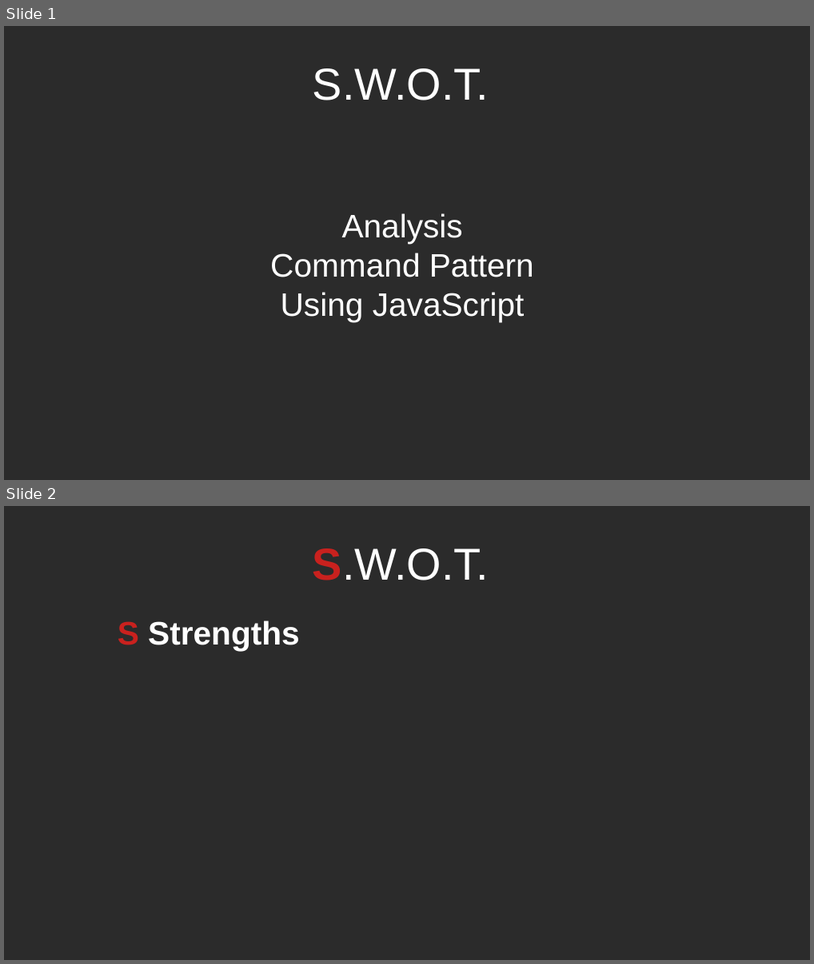
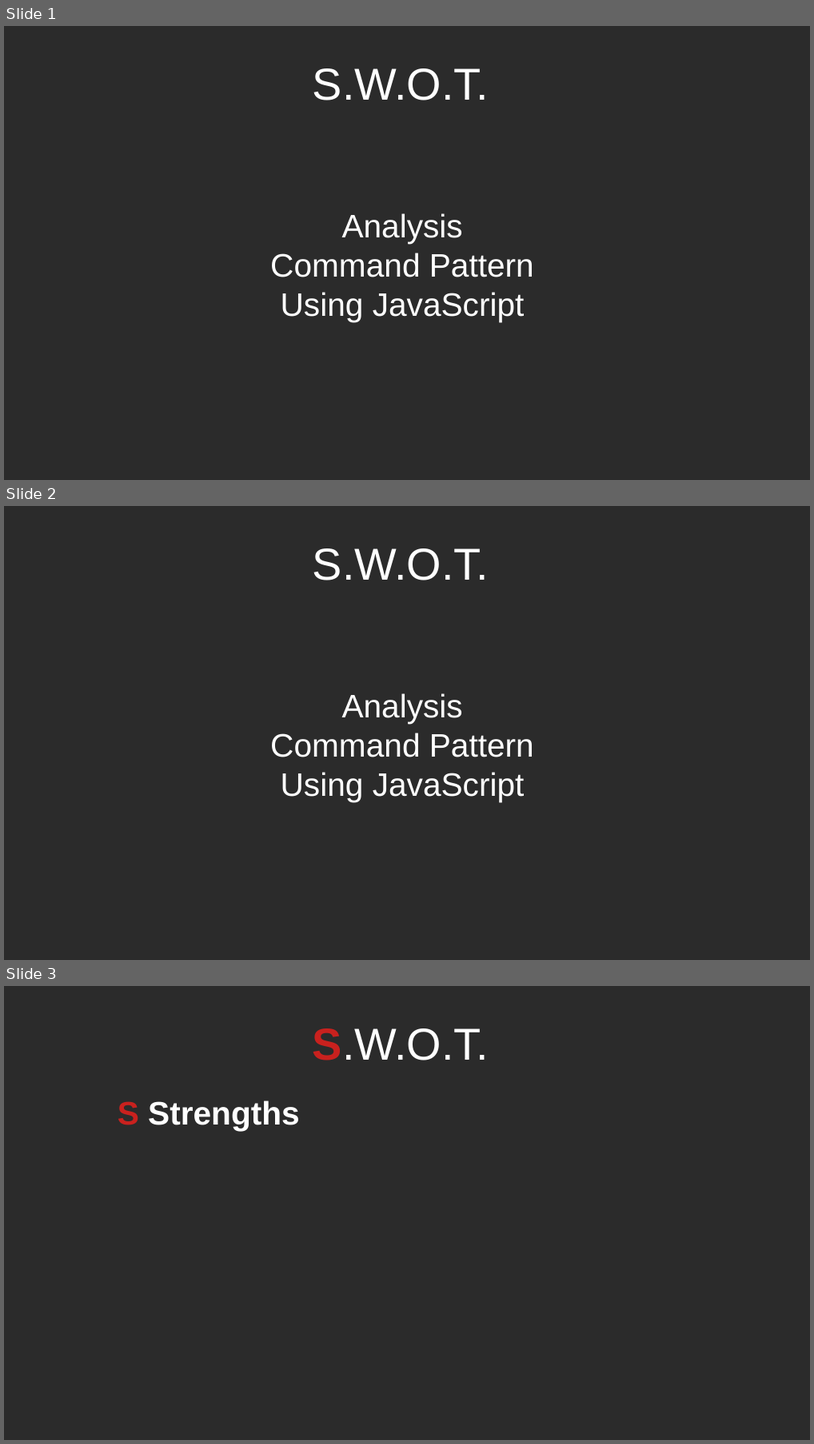
Before and after one commit to RayAndrade/JavaScriptStudy, a slide deck: Behavioral/Command/swot.odp. Shown one above the other, each under a label of ours: slides 1 and 2 before the commit, slides 1, 2 and 3 after it. The pictures are 814x964 and 814x1444 pixels, drawn with LibreOffice and Linux fonts; fonts in the diff are those of the drawing; background and template pictures are left out; a plain dark background stands for a picture behind light text. Boxes give left, top, right and bottom in pixels: in the first picture for what was removed or moved away, otherwise in the second. Text is boxed around its words. In the diff, an @@ line names an element or a change of style, - is before the commit and + after.

```diff
--- a/Behavioral/Command/swot.odp
+++ b/Behavioral/Command/swot.odp
@@ slide 2 added at (x1=4, y1=506, x2=810, y2=960), background picture (left out) @@
@@ title added at (x1=313, y1=548, x2=489, y2=580), 44 pt, text #FFFFFF @@
+S.W.O.T.
@@ subtitle added at (x1=270, y1=693, x2=534, y2=801), 32 pt, text #FFFFFF @@
+Analysis
+Command Pattern
+Using JavaScript
@@ what was slide 2 is now slide 3 @@
```
Also in this commit, not shown: 12 other files.
